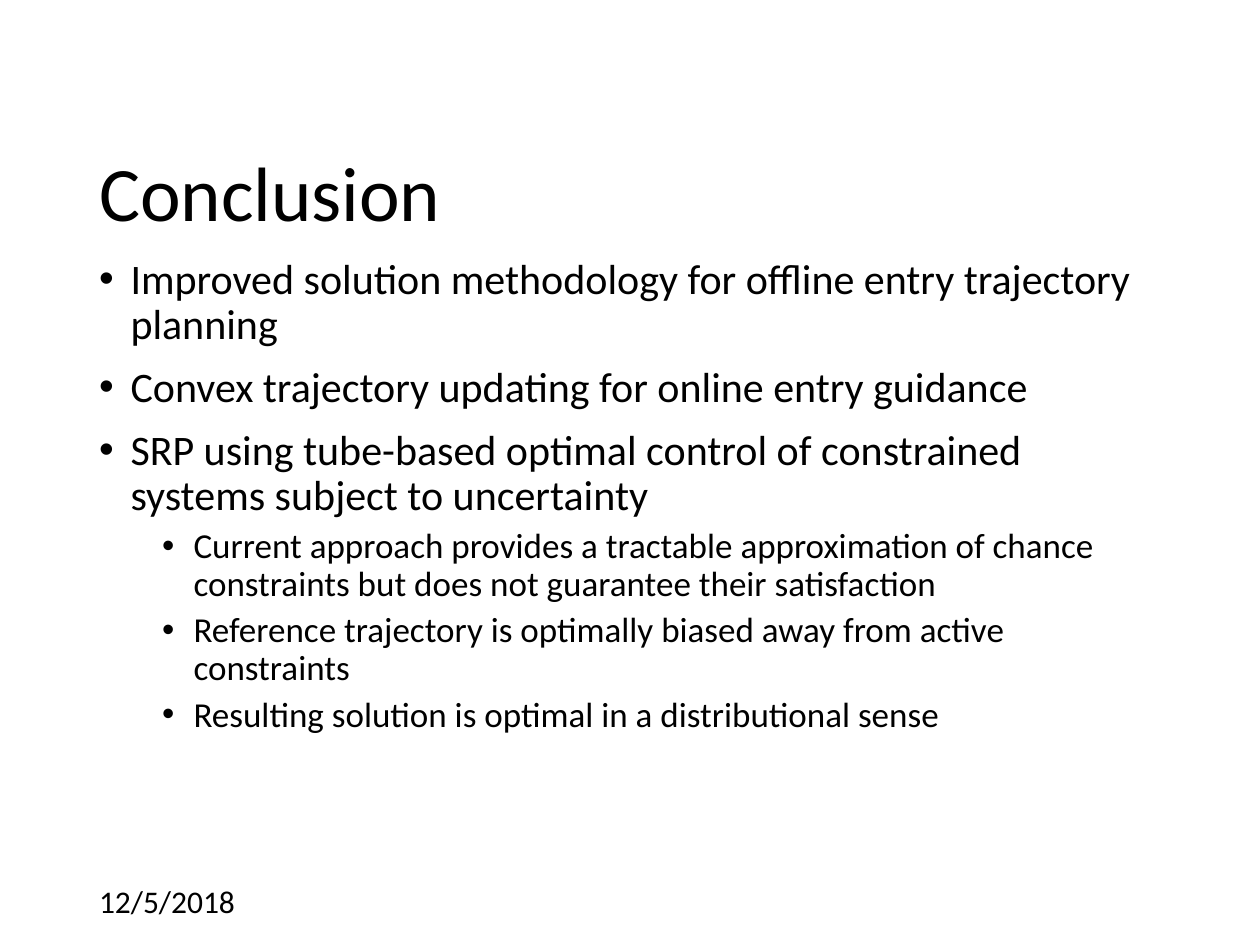
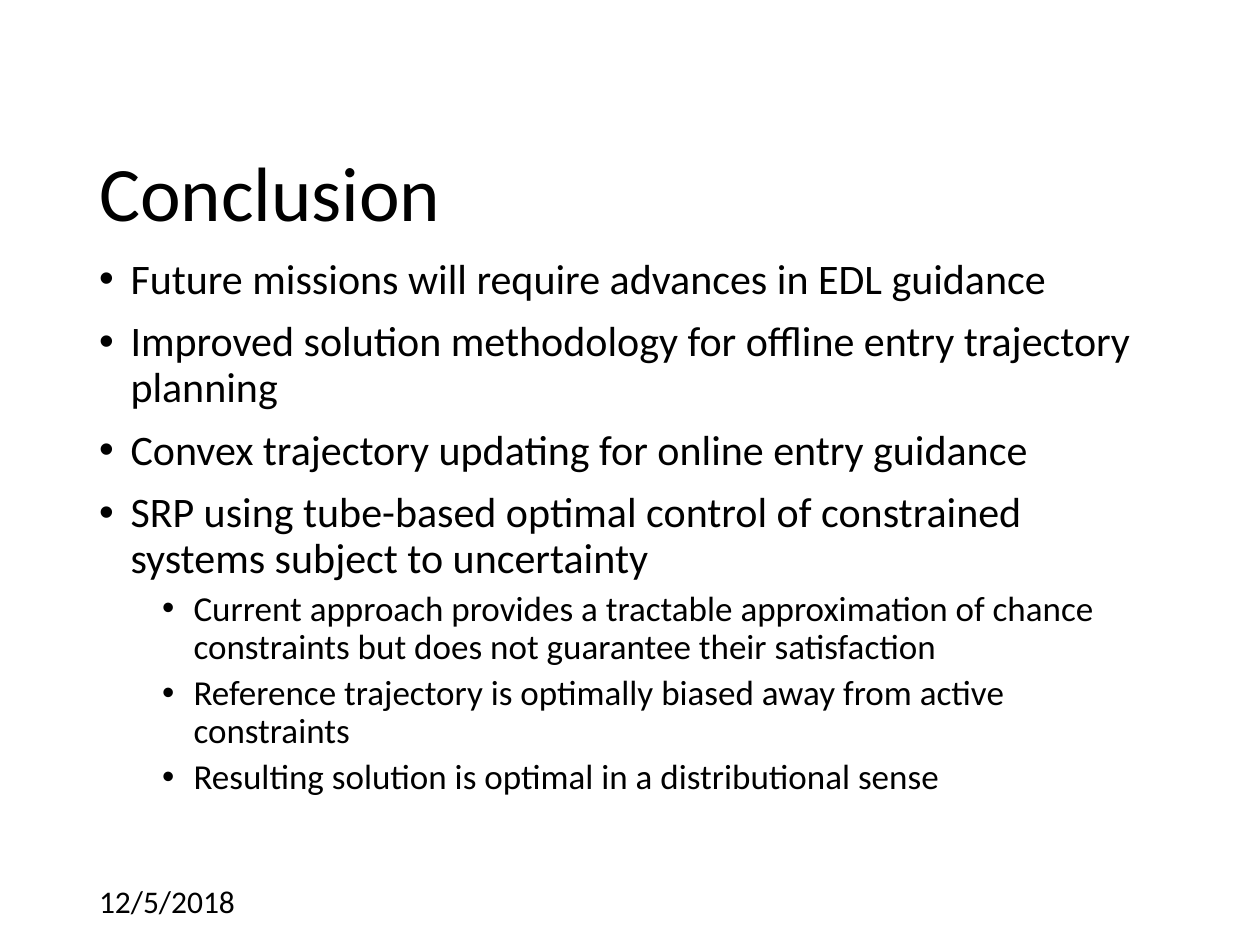
Before and after one commit to CDNoyes/EDL-Py, a slide deck: slide 39 of Documents/Qual/Qual Exam.pptx. Drawn at 1260x945 pixels with LibreOffice and Linux fonts; fonts in the diff are those of the drawing; background and template pictures are left out. Boxes give left, top, right and bottom in pixels: in the first picture for what was removed or moved away, otherwise in the second. Text is boxed around its words. In the diff, an @@ line names an element or a change of style, - is before the commit and + after.

```diff
--- a/Documents/Qual/Qual Exam.pptx
+++ b/Documents/Qual/Qual Exam.pptx
@@ text at <box>131,264,1046,302</box>: paragraph added @@
+• Future missions will require advances in EDL guidance
```
Also in this commit, not shown: 4 other slides changed, 1 slide added.
